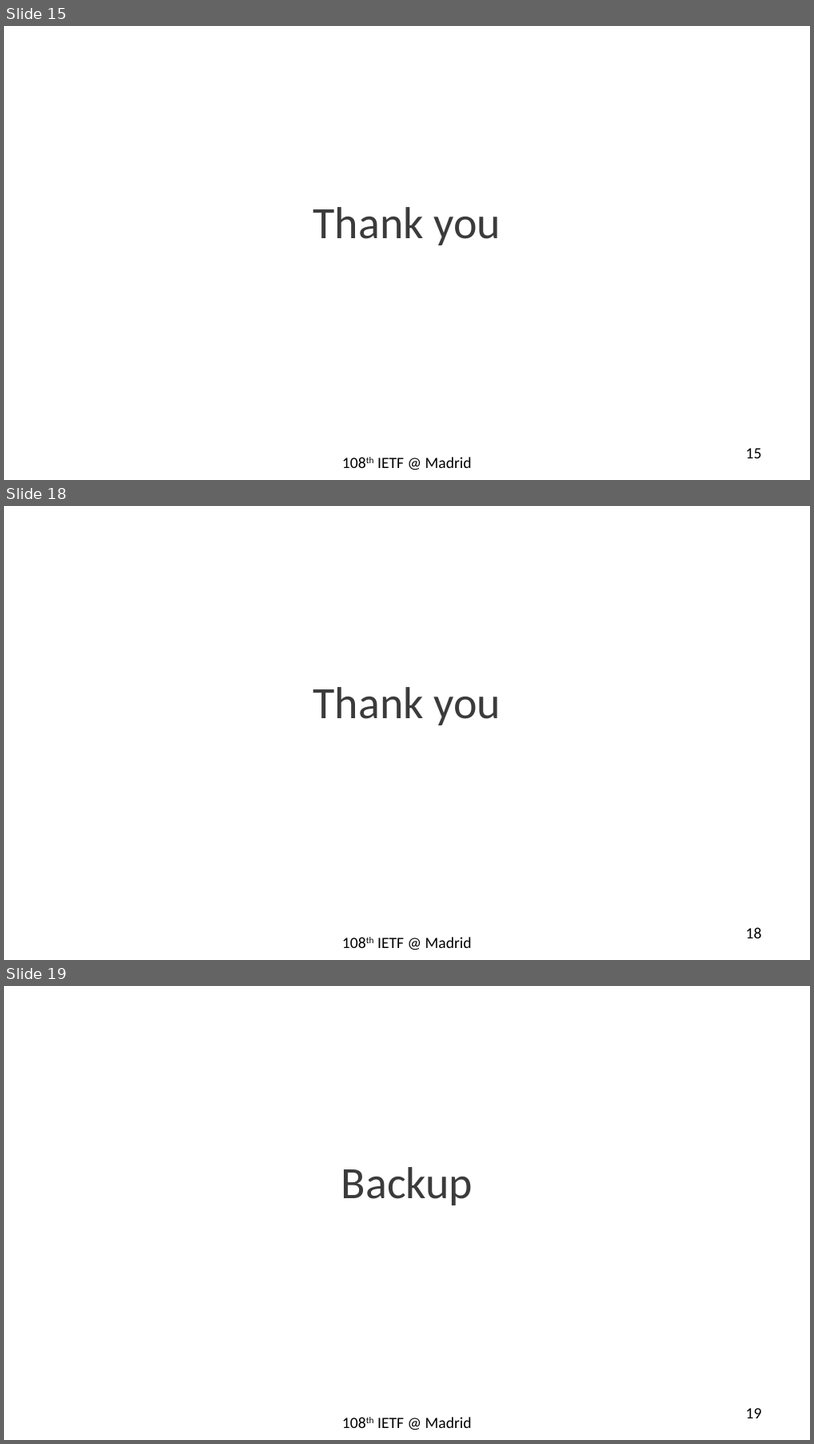
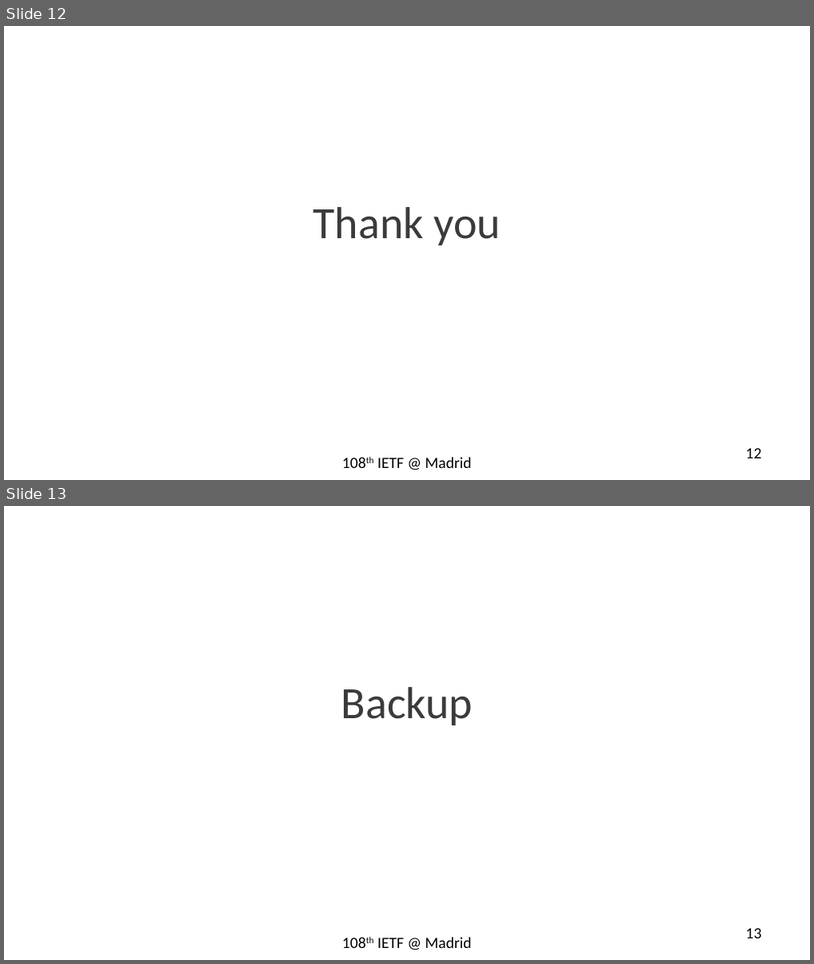
Before and after one commit to rakgandhi/ietf-slides, a slide deck: draft-gandhi-spring-sr-enhanced-plm-01.pptx. Shown one above the other, each under a label of ours: slides 15, 18 and 19 before the commit, slides 12 and 13 after it; the slides between them are not shown. The pictures are 814x1444 and 814x964 pixels, drawn with LibreOffice and Linux fonts; fonts in the diff are those of the drawing. Boxes give left, top, right and bottom in pixels: in the first picture for what was removed or moved away, otherwise in the second. Text is boxed around its words. In the diff, an @@ line names an element or a change of style, - is before the commit and + after.

```diff
--- a/draft-gandhi-spring-sr-enhanced-plm-01.pptx
+++ b/draft-gandhi-spring-sr-enhanced-plm-01.pptx
@@ slide 18 removed at (x1=4, y1=506, x2=810, y2=960), background #FFFFFF @@
@@ text removed at (x1=314, y1=687, x2=502, y2=725) @@
-Thank you
@@ text removed at (x1=378, y1=936, x2=472, y2=948) @@
-108th IETF @ Madrid
@@ page number removed at (x1=746, y1=927, x2=762, y2=938) @@
-18
@@ what was slide 15 is now slide 12 @@
@@ page number at (x1=746, y1=448, x2=762, y2=458): text changed @@
-15
+12
@@ what was slide 19 is now slide 13 @@
@@ page number at (x1=746, y1=928, x2=762, y2=938): text changed @@
-19
+13
```
Also in this commit, not shown: 5 slides changed, 5 other slides removed, 1 other file.
